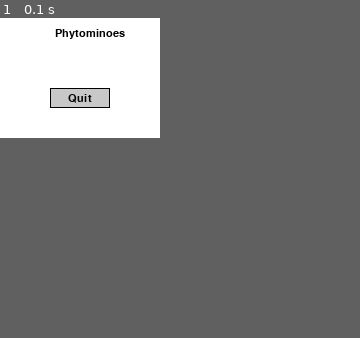
Above: before the commit, frame 1.
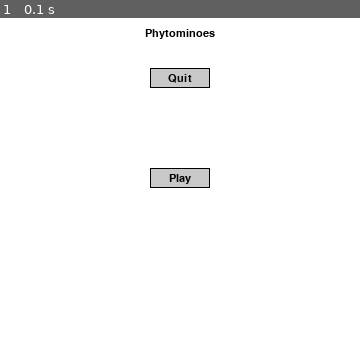
Above: after the commit, the same moment.

Repository: Chilou33/gt
Game: pygame game, started from écran_d_accueil_katamino.py
Same seed, same stepped clock (60 frames per second), same inputs: the game is played once before the commit and once after it.
Inputs:
- Up to frame 1 (0.1 s): no input
In our replay, the window is 160x120 before the commit and 360x320 after it. These sizes can differ from the game's own. Grey fills any space a smaller window leaves; there, only what the larger window draws over its background counts as a difference.

The runs differ from the first frame. In frame 1, 3.7% of the frame differs, in the area x 13-60%, y 3-54%.

Commit message:
ecran d'acceuil

Diff:
--- a/mouvement piece.py
+++ b/mouvement piece.py
@@ -23,15 +23,15 @@
     return convert_piece(piece)
 
 def piece2():
-    piece = [[0,1],
-             [1,1,1],
-             [0,1]]
+    piece = [[0,2],
+             [2,2,2],
+             [0,2]]
     return convert_piece(piece)
 
 def piece3():
-    piece = [[1],
-             [1,1,1],
-             [0,1]]
+    piece = [[3],
+             [3,3,3],
+             [0,3]]
     return convert_piece(piece)
 
 def piece4():
--- a/écran_d_accueil_katamino.py
+++ b/écran_d_accueil_katamino.py
@@ -1,57 +1,89 @@
-import pygame
-import sys
+import pygame  # Importation de la bibliothèque Pygame pour créer des jeux graphiques
+import sys  # Importation du module sys pour la gestion des sorties du programme
 
-# Game parameters
-screen_width = 160
-screen_height = 120
-background_color = (255, 255, 255)  # White background
+# Paramètres du jeu
+screen_width = 360  # Largeur
+screen_height = 320  # Hauteur
+background_color = (255, 255, 255)  # Couleur(blanc)
 
-# Initialize Pygame
-pygame.init()
-screen = pygame.display.set_mode((screen_width, screen_height))
-pygame.display.set_caption("Phytominoes")
-clock = pygame.time.Clock()
+# Initialisation de Pygame
+pygame.init()  # Initialisation de la bibliothèque Pygame
+screen = pygame.display.set_mode((screen_width, screen_height))  # Création de la fenêtre de jeu avec la taille spécifiée
+pygame.display.set_caption("Pytominoes")  # Définition du titre de la fenêtre du jeu
+clock = pygame.time.Clock()  # Création de l'objet 'clock' pour gérer la fréquence de mise à jour du jeu
 
-# Load resources
-font = pygame.font.Font(None, 16)  # Default font, size 16
+# Chargement des ressources
+font = pygame.font.Font(None, 16)  # Chargement de la police de caractères par défaut, taille 16
 
-# Button parameters
-button_color = (200, 200, 200)  # Light gray
-button_hover_color = (180, 180, 180)  # Slightly darker when hovered
-button_text_color = (0, 0, 0)  # Black text
-button_rect = pygame.Rect(50, 70, 60, 20)  # x, y, width, height
+# Paramètres du bouton "Quitter"
+quit_button_color = (200, 200, 200)  # Couleur de fond du bouton (gris clair)
+quit_button_hover_color = (180, 180, 180)  # Couleur de fond du bouton lorsque la souris le survole (gris légèrement plus foncé)
+quit_button_text_color = (0, 0, 0)  # Couleur du texte du bouton (noir)
+quit_button_height = 20
+quit_button_width = 60
+quit_button_rect = pygame.Rect(screen_width / 2 - quit_button_width / 2, screen_height / 2 - quit_button_height / 2-100, quit_button_width, quit_button_height)
 
-def draw_button(mouse_pos):
-    if button_rect.collidepoint(mouse_pos):
-        pygame.draw.rect(screen, button_hover_color, button_rect)
+# Paramètres du bouton "Quitter"
+play_button_color = (200, 200, 200)  # Couleur de fond du bouton (gris clair)
+play_button_hover_color = (180, 180, 180)  # Couleur de fond du bouton lorsque la souris le survole (gris légèrement plus foncé)
+play_button_text_color = (0, 0, 0)  # Couleur du texte du bouton (noir)
+play_button_height = 20
+play_button_width = 60
+play_button_rect = pygame.Rect(screen_width / 2 - play_button_width / 2, screen_height / 2 - play_button_height / 2, play_button_width, play_button_height)
+
+# Fonction pour dessiner le bouton
+def draw_button_quit(mouse_pos):
+    if quit_button_rect.collidepoint(mouse_pos):  # Si la souris est au-dessus du bouton
+        pygame.draw.rect(screen, quit_button_hover_color, quit_button_rect)  # Dessiner le bouton avec la couleur 'hover'
     else:
-        pygame.draw.rect(screen, button_color, button_rect)
-    pygame.draw.rect(screen, (0, 0, 0), button_rect, 1)  # Button border
+        pygame.draw.rect(screen, quit_button_color, quit_button_rect)  # Sinon, dessiner le bouton avec la couleur normale
 
-    button_text = font.render("Quit", True, button_text_color)
-    text_rect = button_text.get_rect(center=button_rect.center)
-    screen.blit(button_text, text_rect)
+    pygame.draw.rect(screen, (0, 0, 0), quit_button_rect, 1)  # Dessiner un contour noir autour du bouton
 
+    button_text = font.render("Quit", True, quit_button_text_color)  # Créer l'objet de texte "Quit" en noir
+    text_rect = button_text.get_rect(center=quit_button_rect.center)  # Récupérer le rectangle du texte et le centrer dans le bouton
+    screen.blit(button_text, text_rect)  # Afficher le texte "Quit" sur le bouton
+
+def draw_button_play(mouse_pos):
+    if play_button_rect.collidepoint(mouse_pos):  # Si la souris est au-dessus du bouton
+        pygame.draw.rect(screen, play_button_hover_color, play_button_rect)  # Dessiner le bouton avec la couleur 'hover'
+    else:
+        pygame.draw.rect(screen, play_button_color, play_button_rect)  # Sinon, dessiner le bouton avec la couleur normale
+
+    pygame.draw.rect(screen, (0, 0, 0), play_button_rect, 1)  # Dessiner un contour noir autour du bouton
+
+    button_text = font.render("Play", True, play_button_text_color)  # Créer l'objet de texte "play" en noir
+    text_rect = button_text.get_rect(center=play_button_rect.center)  # Récupérer le rectangle du texte et le centrer dans le bouton
+    screen.blit(button_text, text_rect)  # Afficher le texte "play" sur le bouton
+
+
+# Fonction pour mettre à jour les événements
 def update():
-    for event in pygame.event.get():
-        if event.type == pygame.QUIT:
-            pygame.quit()
-            sys.exit()
-        if event.type == pygame.MOUSEBUTTONDOWN:
-            if event.button == 1:  # Left mouse button
-                if button_rect.collidepoint(event.pos):
-                    pygame.quit()
-                    sys.exit()
+    for event in pygame.event.get():  # Parcours de tous les événements Pygame
+        if event.type == pygame.QUIT:  # Si l'événement est la fermeture de la fenêtre
+            pygame.quit()  # Fermer Pygame
+            sys.exit()  # Quitter le programme
+        if event.type == pygame.MOUSEBUTTONDOWN:  # Si un clic de souris est effectué
+            if event.button == 1:  # Si c'est un clic gauche (bouton 1)
+                if quit_button_rect.collidepoint(event.pos):  # Si la souris a cliqué sur le bouton "Quit"
+                    pygame.quit()  # Fermer Pygame
+                    sys.exit()  # Quitter le programme
+                if play_button_rect.collidepoint(event.pos):
+                    print("Play")
 
+
+
+# Fonction pour dessiner les éléments à l'écran
 def draw():
-    screen.fill(background_color)
-    title_text = font.render("Phytominoes", True, (0, 0, 0))  # Black text
-    screen.blit(title_text, (55, 10))
-    draw_button(pygame.mouse.get_pos())
-    pygame.display.flip()
+    screen.fill(background_color)  # Remplir l'écran avec la couleur de fond (blanc)
+    title_text = font.render("Phytominoes", True, (0, 0, 0))  # Créer le texte "Phytominoes" en noir
+    screen.blit(title_text, (screen_width / 2 - 35, 10))  # Afficher le texte "Phytominoes" à la position (55, 10) sur l'écran
+    draw_button_quit(pygame.mouse.get_pos())  # Dessiner le bouton "Quit"
+    draw_button_play(pygame.mouse.get_pos())  # Dessiner le bouton "Play"
+    pygame.display.flip()  # Mettre à jour l'affichage de la fenêtre
 
-# Main game loop
+# Boucle principale du jeu
 while True:
-    update()
-    draw()
-    clock.tick(30)  # 30 FPS
+    update()  # Mettre à jour les événements du jeu (gestion des entrées utilisateur)
+    draw()  # Dessiner les éléments à l'écran
+    clock.tick(30)  # Limiter le jeu à 30 images par seconde (FPS)
Empty file added: test_léandre.py
Empty file added: test_pygame_menu.py
